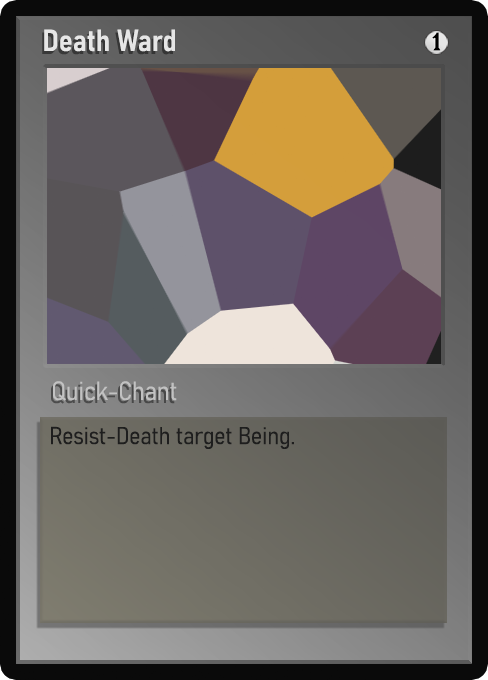
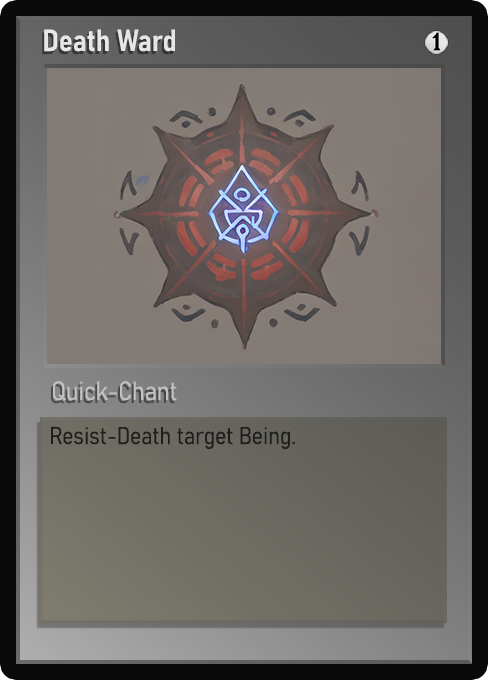
Layer changes from the first (488, 680) image to the second:
painted on "Name" over 44, 30, 169, 52
painted on "Class" over 55, 383, 156, 401
painted on "Desc_norm" over 57, 427, 295, 449
painted on "Artwork" over 47, 68, 441, 364
